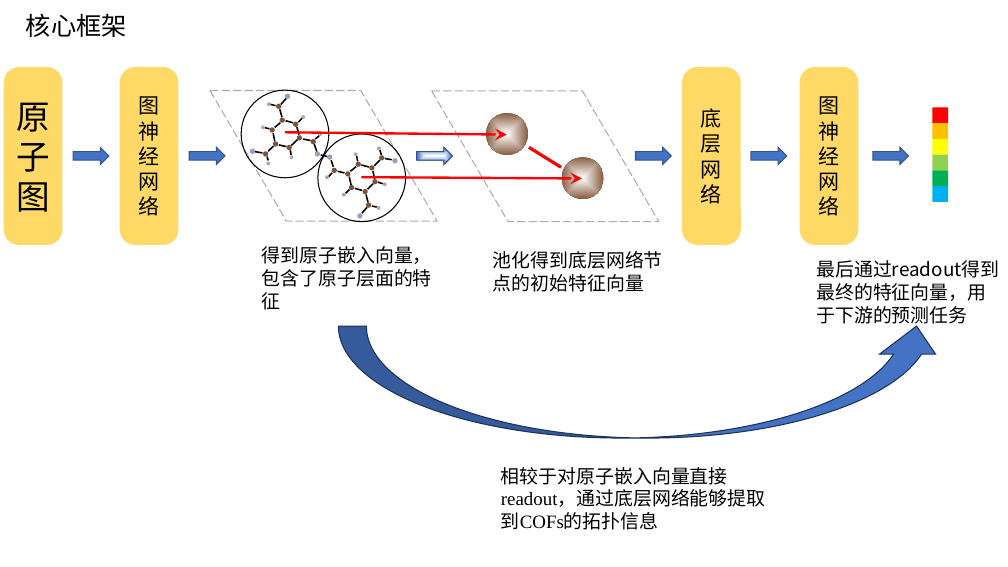
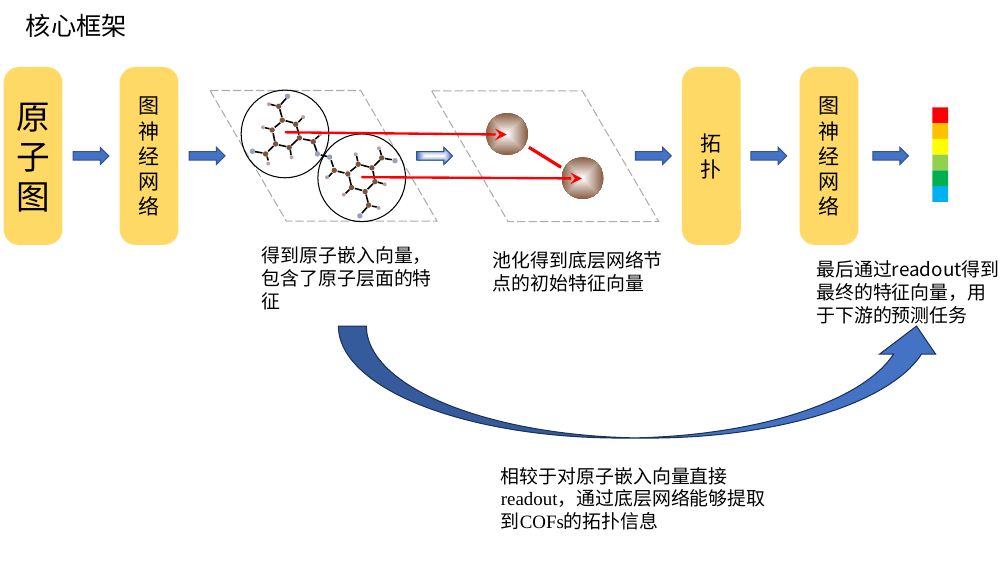
Before and after one commit to TheBestOrNothing-gwh/weekly, a slide deck: slide 11 of COFs属性预测.pptx (slide 9 before the commit). Drawn at 1008x567 pixels with LibreOffice and Linux fonts; fonts in the diff are those of the drawing. Boxes give left, top, right and bottom in pixels: in the first picture for what was removed or moved away, otherwise in the second. Text is boxed around its words. In the diff, an @@ line names an element or a change of style, - is before the commit and + after.

```diff
--- a/COFs属性预测.pptx
+++ b/COFs属性预测.pptx
@@ text in rounded rectangle at (701, 133, 722, 179): text changed @@
-底层网络
+拓扑
```
Also in this commit, not shown: 4 other slides changed, 3 slides added, 1 slide removed, 1 other file.
